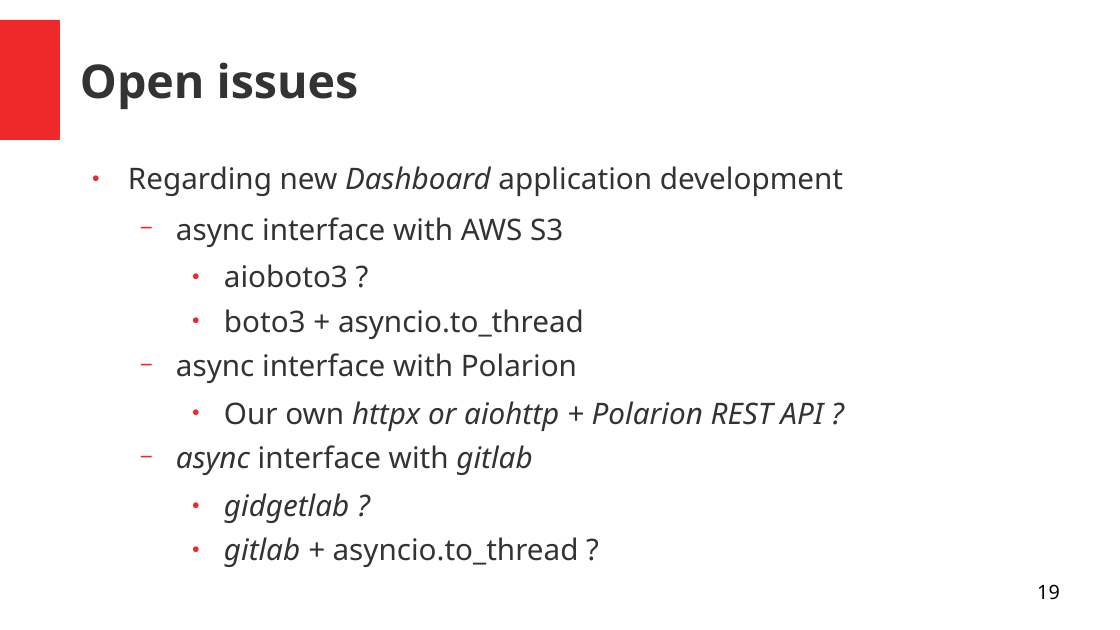
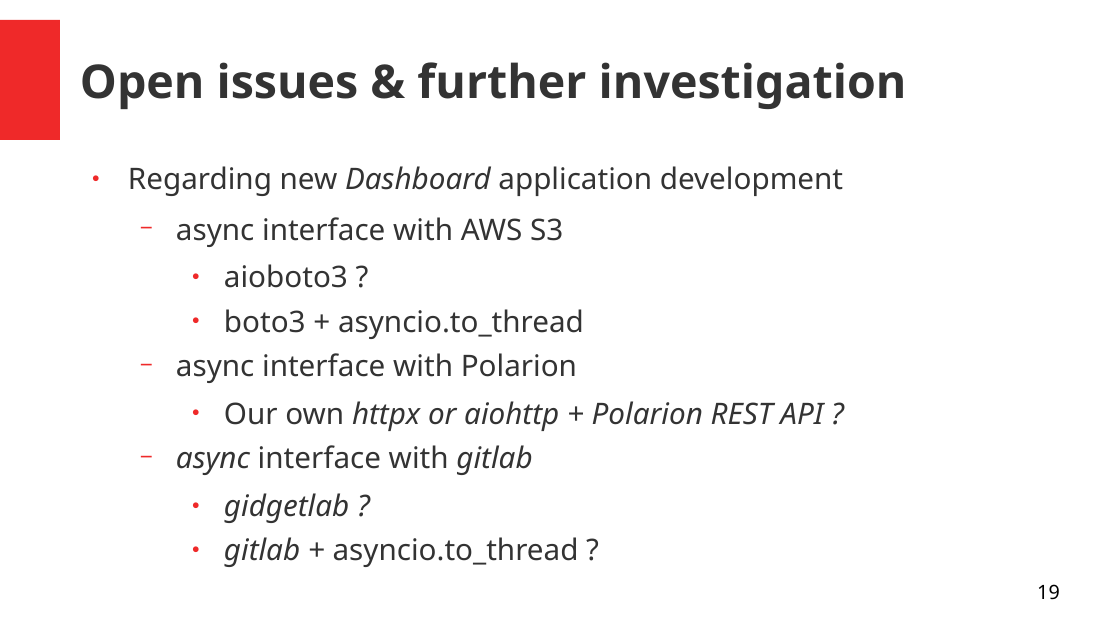
Before and after one commit to emesika/task-tracker, a slide deck: slide 19 of doc/FastAPIandUvicorn.odp. Drawn at 1120x630 pixels with LibreOffice and Linux fonts; fonts in the diff are those of the drawing. Boxes give left, top, right and bottom in pixels: in the first picture for what was removed or moved away, otherwise in the second. Text is boxed around its words. In the diff, an @@ line names an element or a change of style, - is before the commit and + after.

```diff
--- a/doc/FastAPIandUvicorn.odp
+++ b/doc/FastAPIandUvicorn.odp
@@ title at (x1=80, y1=62, x2=907, y2=109): text changed @@
-Open issues
+Open issues & further investigation
```
Also in this commit, not shown: 4 other slides changed, 5 other files.
